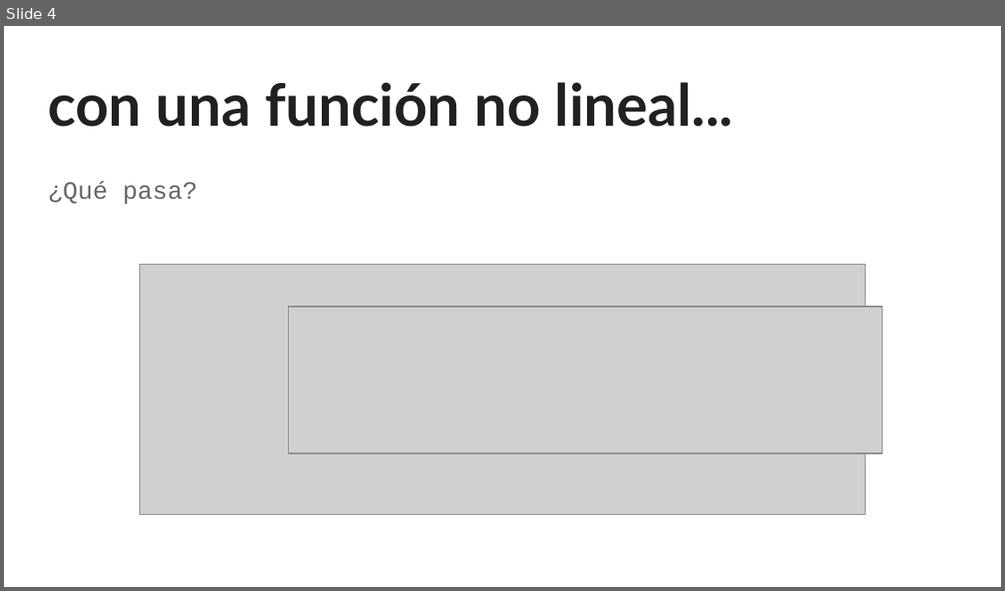
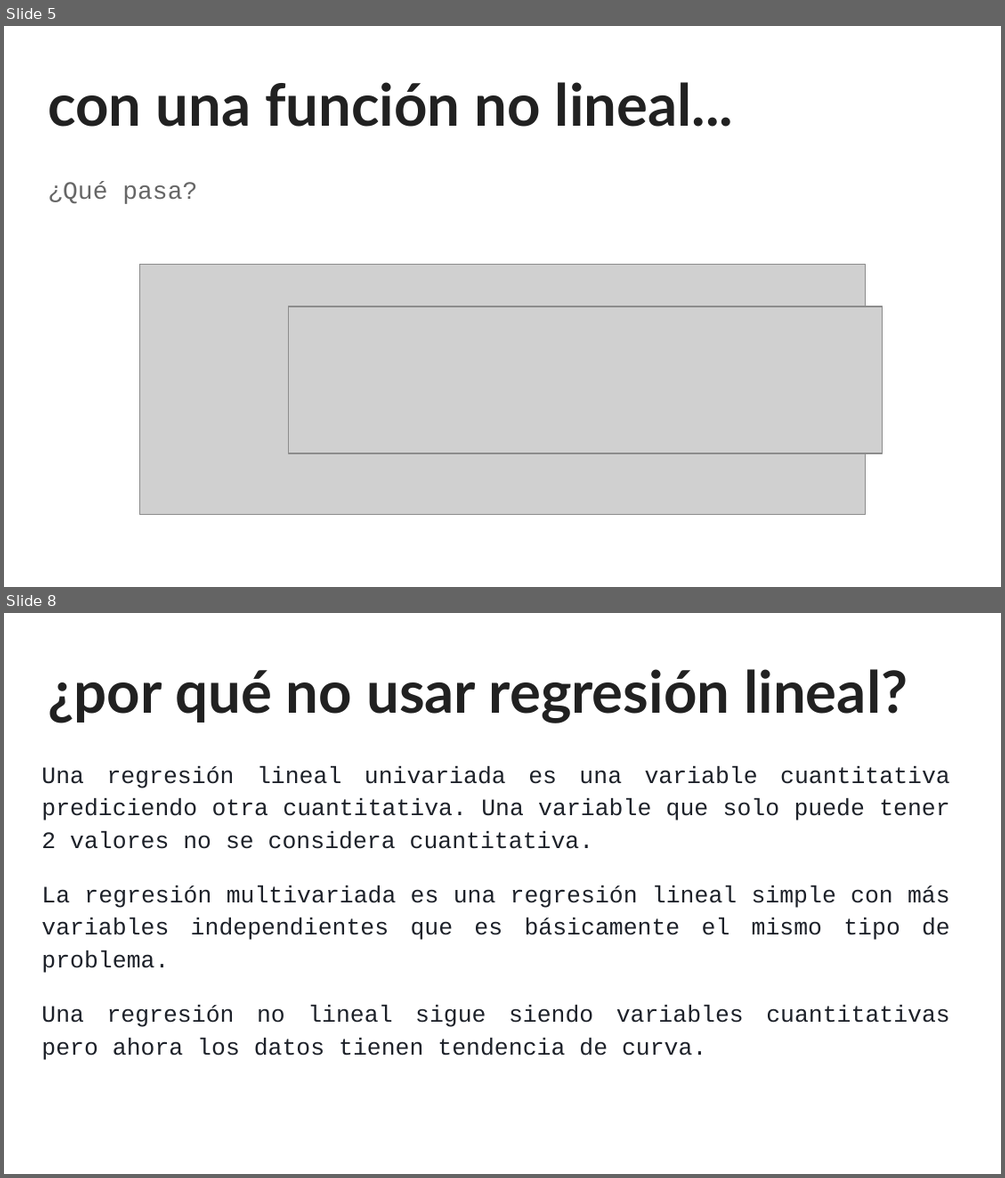
Before and after one commit to sainosmichelle/sainosmichelle.github.io, a slide deck: assets/files/Tema6/reg_log/6.2 Regresión Logística.pptx. Shown one above the other, each under a label of ours: slide 4 before the commit, slides 5 and 8 after it; the slides between them are not shown. The pictures are 1005x591 and 1005x1178 pixels, drawn with LibreOffice and Linux fonts; fonts in the diff are those of the drawing; grey boxes stand for pictures. Boxes give left, top, right and bottom in pixels: in the first picture for what was removed or moved away, otherwise in the second. Text is boxed around its words. In the diff, an @@ line names an element or a change of style, - is before the commit and + after.

```diff
--- a/assets/files/Tema6/reg_log/6.2 Regresión Logística.pptx
+++ b/assets/files/Tema6/reg_log/6.2 Regresión Logística.pptx
@@ slide 8 added at box(4, 613, 1001, 1174), background #FFFFFF @@
@@ title added at box(48, 669, 907, 723), 42 pt, text #212121, bold @@
+¿por qué no usar regresión lineal?
@@ text added at box(41, 766, 950, 1060), 17 pt, text #1D2129 @@
+Una regresión lineal univariada es una variable cuantitativa prediciendo otra cuantitativa. Una variable que solo puede tener 2 valores no se considera cuantitativa.
+La regresión multivariada es una regresión lineal simple con más variables independientes que es básicamente el mismo tipo de problema.
+Una regresión no lineal sigue siendo variables cuantitativas pero ahora los datos tienen tendencia de curva.
@@ what was slide 4 is now slide 5 @@
```
Also in this commit, not shown: 1 slide changed, 11 other slides added, 1 slide removed.
